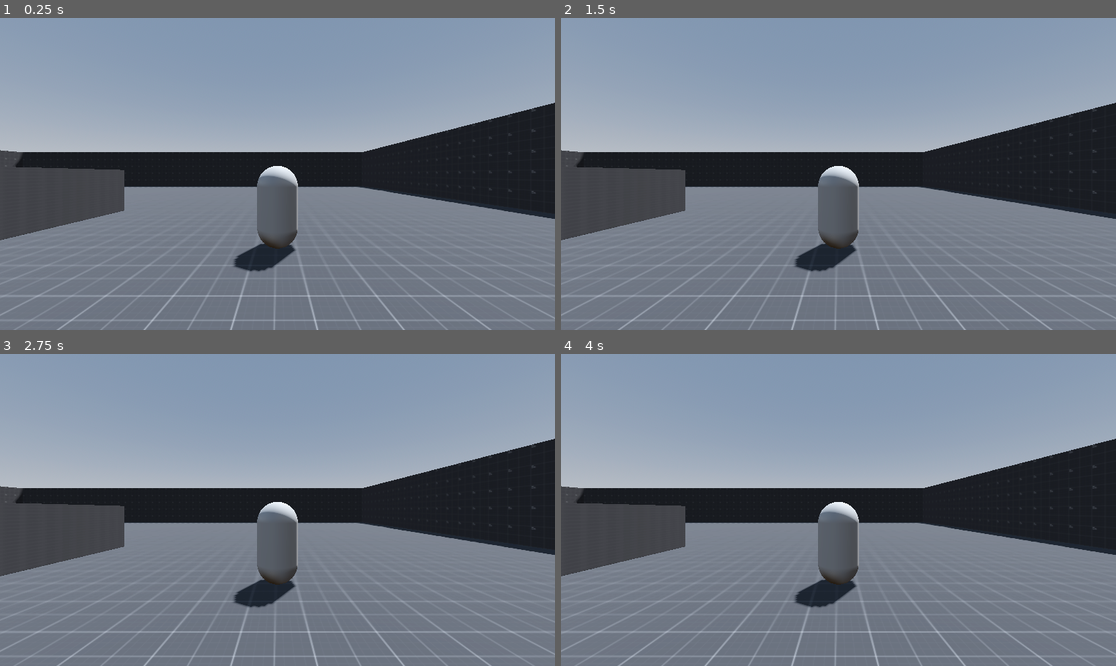
Above: before the commit, frames 1-4 (two rows, left to right).
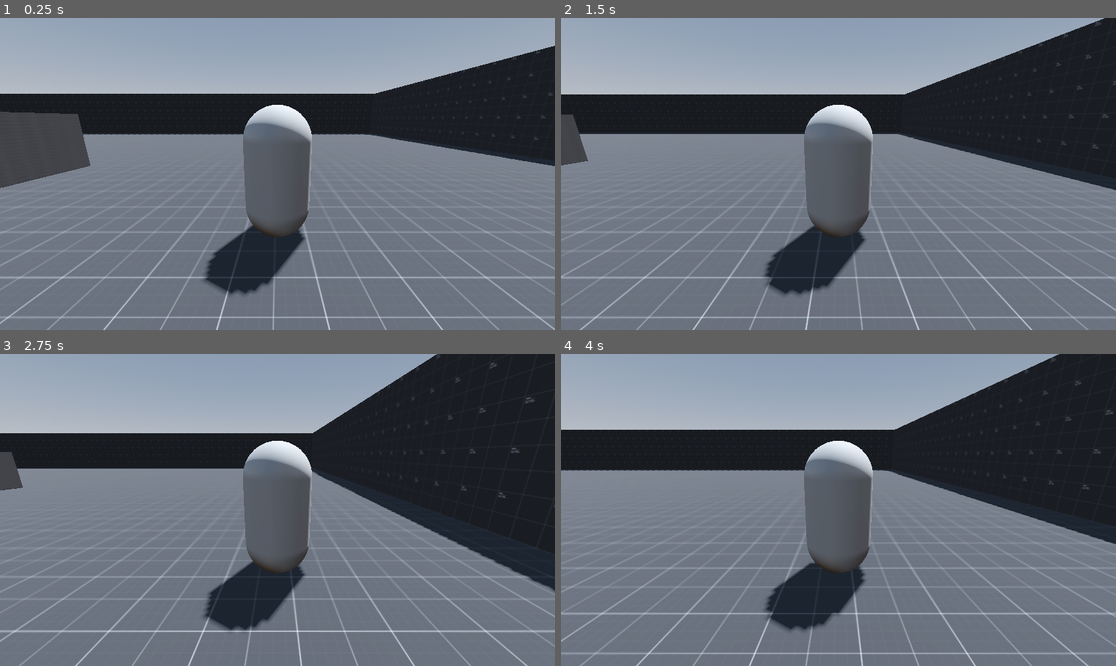
Above: after the commit, the same moments.

Repository: Zokerus/3D-ARPG
Game: Godot game, scene res://main.tscn
Same seed, same stepped clock (60 frames per second), same inputs: the game is played once before the commit and once after it.
Inputs:
- Up to frame 1 (0.25 s): no input
- Up to frame 2 (1.5 s): tap Enter (ui_accept) at 0.5, 0.6, 0.77, 1.07, 1.35 s; hold Right (ui_right) 0.53-1.28 s; hold Down (ui_down) from 1.28 s (still down)
- Up to frame 3 (2.75 s): tap Enter (ui_accept) at 1.52, 1.82, 2.1 s; release Down (ui_down) at 2.03 s; hold Right (ui_right) from 2.03 s (still down)
- Up to frame 4 (4 s): release Right (ui_right) at 2.78 s; hold Up (ui_up) 2.78-3.53 s; tap Enter (ui_accept) at 2.85, 3.02, 3.32, 3.6, 3.77 s; hold Left (ui_left) from 3.53 s (still down)

The runs differ from the first frame. In frame 1, 44% of the frame differs, in the area x 0-100%, y 8-100%; in frame 2, 45%, in the area x 0-100%, y 0-100%; in frame 3, 44%; in frame 4, 45%.

Commit message:
add primitive player movement
add basic player character script and movement

Diff:
--- a/Character/Camera/camera_controller.gd
+++ b/Character/Camera/camera_controller.gd
@@ -1,10 +1,15 @@
 extends Node3D
 class_name CameraController
 
-@export var character: CharacterBody3D
+@export var character: PlayerCharacter
+
+var h_Sensetivity: float = 100
+var v_Sensetivity: float = 100
+var Invert_YAxis: bool = false
 
 # Called when the node enters the scene tree for the first time.
 func _ready() -> void:
+	Input.mouse_mode = Input.MOUSE_MODE_CAPTURED
 	position = character.position
 
 
--- a/Character/Camera/camera_controller.tscn
+++ b/Character/Camera/camera_controller.tscn
@@ -7,7 +7,8 @@
 
 [node name="SpringArm3D" type="SpringArm3D" parent="."]
 transform = Transform3D(1, 0, 0, 0, 1, 0, 0, 0, 1, 0, 1.8, 0)
-spring_length = 5.0
+spring_length = 3.0
 
 [node name="Camera3D" type="Camera3D" parent="SpringArm3D"]
+transform = Transform3D(1, 0, 0, 0, 0.965926, 0.258819, 0, -0.258819, 0.965926, 0, 0, 0)
 current = true
--- /dev/null
+++ b/Character/Player/player.gd
@@ -0,0 +1,28 @@
+extends CharacterBody3D
+class_name PlayerCharacter
+
+const SPEED = 5.0
+const JUMP_VELOCITY = 4.5
+
+
+func _physics_process(delta: float) -> void:
+	# Add the gravity.
+	if not is_on_floor():
+		velocity += get_gravity() * delta
+
+	# Handle jump.
+	if Input.is_action_just_pressed("ui_accept") and is_on_floor():
+		velocity.y = JUMP_VELOCITY
+
+	# Get the input direction and handle the movement/deceleration.
+	# As good practice, you should replace UI actions with custom gameplay actions.
+	var input_dir := Input.get_vector("ui_left", "ui_right", "ui_up", "ui_down")
+	var direction := (transform.basis * Vector3(input_dir.x, 0, input_dir.y)).normalized()
+	if direction:
+		velocity.x = direction.x * SPEED
+		velocity.z = direction.z * SPEED
+	else:
+		velocity.x = move_toward(velocity.x, 0, SPEED)
+		velocity.z = move_toward(velocity.z, 0, SPEED)
+
+	move_and_slide()
--- a/Character/Player/player.tscn
+++ b/Character/Player/player.tscn
@@ -1,10 +1,13 @@
-[gd_scene load_steps=3 format=3 uid="uid://c46pif3pj157j"]
+[gd_scene load_steps=4 format=3 uid="uid://c46pif3pj157j"]
+
+[ext_resource type="Script" path="res://Character/Player/player.gd" id="1_fcdl3"]
 
 [sub_resource type="CapsuleMesh" id="CapsuleMesh_00scr"]
 
 [sub_resource type="CapsuleShape3D" id="CapsuleShape3D_6jswt"]
 
 [node name="Player" type="CharacterBody3D"]
+script = ExtResource("1_fcdl3")
 
 [node name="MeshInstance3D" type="MeshInstance3D" parent="."]
 transform = Transform3D(1, 0, 0, 0, 1, 0, 0, 0, 1, 0, 1, 0)
--- /dev/null
+++ b/main.gd
@@ -0,0 +1,12 @@
+extends Node
+
+
+# Called when the node enters the scene tree for the first time.
+func _ready() -> void:
+	pass # Replace with function body.
+
+
+# Called every frame. 'delta' is the elapsed time since the previous frame.
+func _process(delta: float) -> void:
+	if Input.is_key_pressed(KEY_ESCAPE):
+		get_tree().quit()
--- a/main.tscn
+++ b/main.tscn
@@ -1,10 +1,12 @@
-[gd_scene load_steps=4 format=3 uid="uid://bbbvy3h33v32e"]
+[gd_scene load_steps=5 format=3 uid="uid://bbbvy3h33v32e"]
 
 [ext_resource type="PackedScene" uid="uid://cosl2a43d1r4l" path="res://World/Test/test_world.tscn" id="1_6r5ae"]
+[ext_resource type="Script" path="res://main.gd" id="1_tir21"]
 [ext_resource type="PackedScene" uid="uid://c46pif3pj157j" path="res://Character/Player/player.tscn" id="2_0d5ml"]
 [ext_resource type="PackedScene" uid="uid://d3skfqo2uumrj" path="res://Character/Camera/camera_controller.tscn" id="3_5gydf"]
 
 [node name="Main" type="Node"]
+script = ExtResource("1_tir21")
 
 [node name="Test World" parent="." instance=ExtResource("1_6r5ae")]
 
